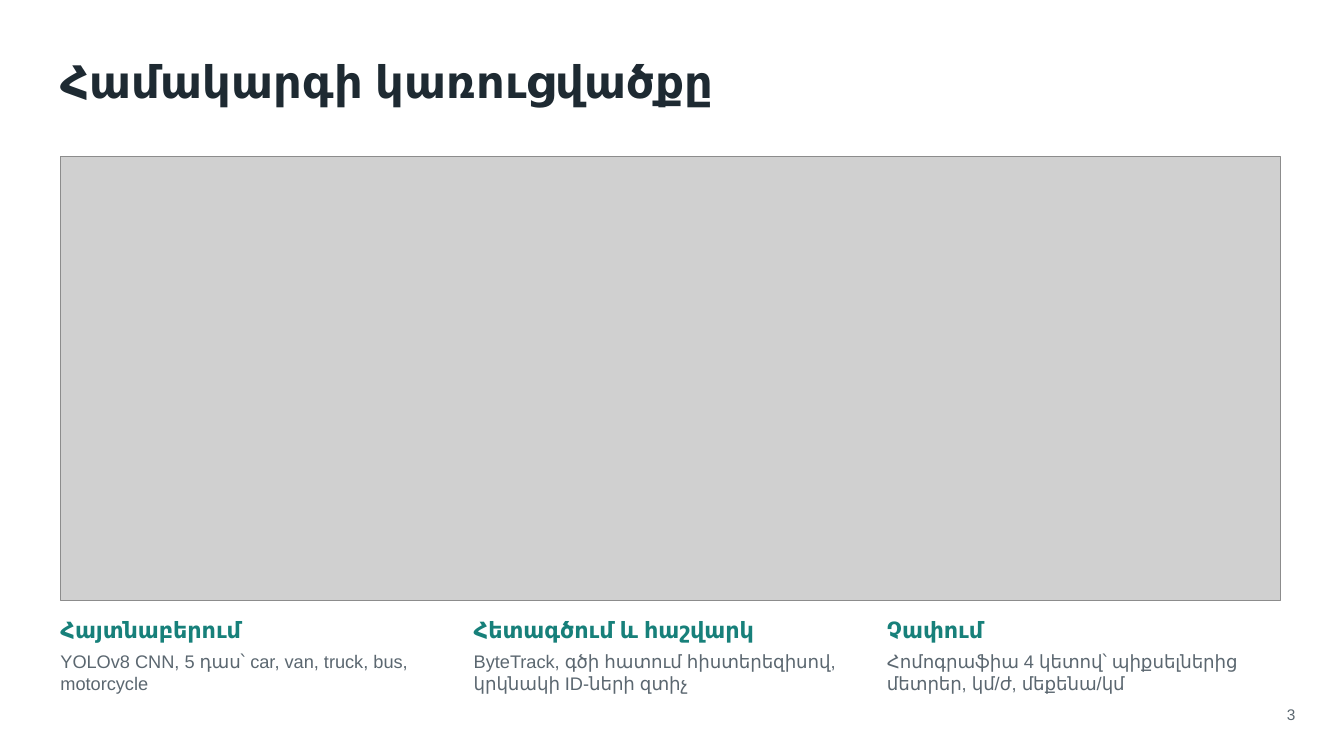
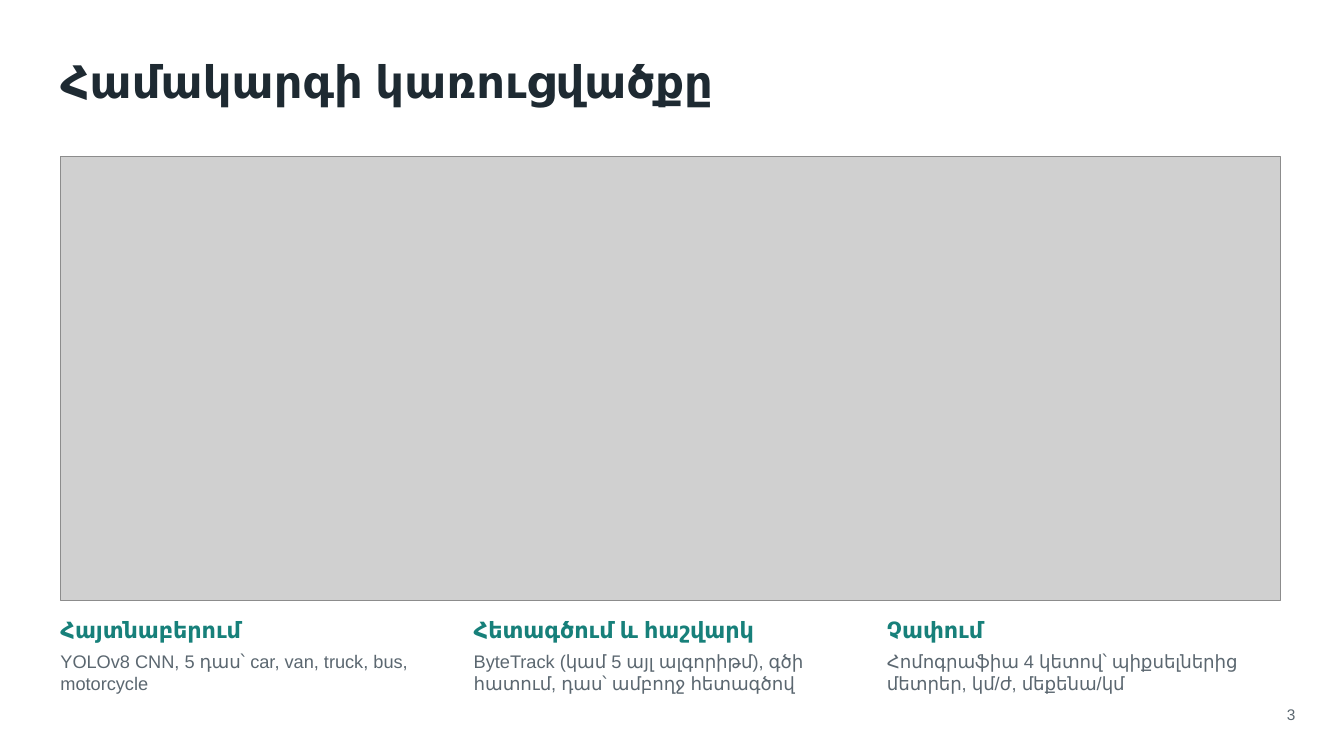
Before and after one commit to marrr862/traffic-cnn, a slide deck: slide 3 of thesis/presentation/DEFENSE.pptx. Drawn at 1344x756 pixels with LibreOffice and Linux fonts; fonts in the diff are those of the drawing; grey boxes stand for pictures. Boxes give left, top, right and bottom in pixels: in the first picture for what was removed or moved away, otherwise in the second. Text is boxed around its words. In the diff, an @@ line names an element or a change of style, - is before the commit and + after.

```diff
--- a/thesis/presentation/DEFENSE.pptx
+++ b/thesis/presentation/DEFENSE.pptx
@@ text at bbox=[474, 654, 804, 694]: text changed @@
-ByteTrack, գծի հատում հիստերեզիսով, կրկնակի ID-ների զտիչ
+ByteTrack (կամ 5 այլ ալգորիթմ), գծի հատում, դաս՝ ամբողջ հետագծով
```
Also in this commit, not shown: 5 other slides changed, 8 slides added, 4 slides removed, 15 other files.
